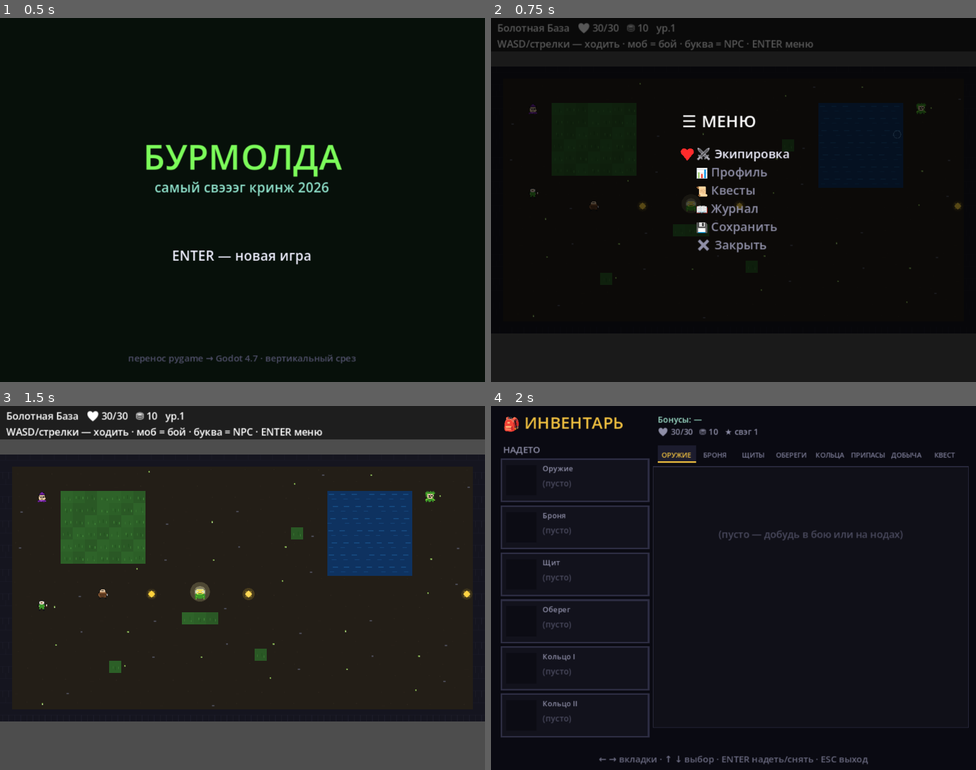
Above: before the commit, frames 1-4 (two rows, left to right).
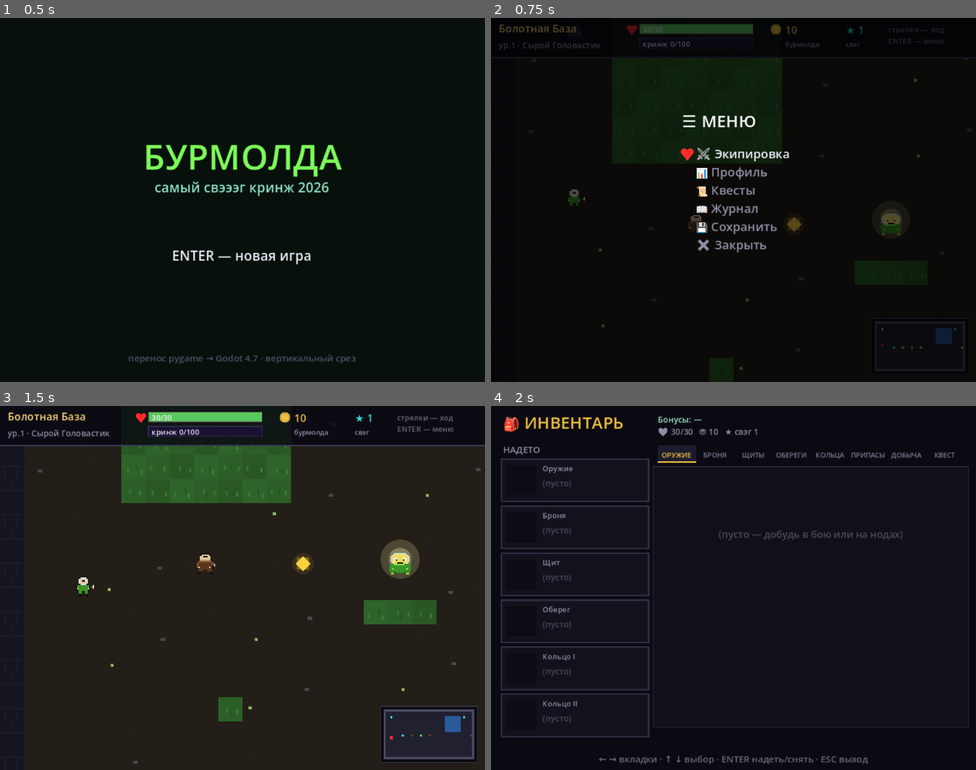
Above: after the commit, the same moments.

Repository: Arkorij/NewBurmolda
Game: Godot game, scene res://scenes/Main.tscn
Same seed, same stepped clock (60 frames per second), same inputs: the game is played once before the commit and once after it.
Inputs:
- Up to frame 1 (0.5 s): no input
- Up to frame 2 (0.75 s): tap Enter (ui_accept) at 0.5 s; hold Right (ui_right) from 0.53 s (still down); hold Enter (ui_accept) from 0.53 s (still down); tap C at 0.6 s
- Up to frame 3 (1.5 s): release Right (ui_right) at 1.28 s; release Enter (ui_accept) at 1.28 s; hold Down (ui_down) from 1.28 s (still down); tap Enter (ui_accept) at 1.35 s
- Up to frame 4 (2 s): keep holding Down (ui_down); tap Enter (ui_accept) at 1.52, 1.82 s; tap C at 1.55 s

Frame 1 is identical in both runs. In frame 2, 7.8% of the frame differs, in the area x 1-98%, y 1-97%; in frame 3, 35%, in the area x 0-100%, y 1-100%; in frame 4, nothing differs.

Commit message:
Приблизить камеру надмира (x2) и добавить миникарту локации
Игра была мелкой: тайлы 16px на 640x480 терялись. Теперь камера с зумом x2
скроллит локацию за героем (маленькие карты центрируются), а обзор
возвращает миникарта в правом нижнем углу: стены/вода/порталы (пульсируют)/
NPC/мобы/игрок. Это открывает дорогу локациям крупнее экрана и свободному
16:9 (план в графика идея.md). Попутно закрыт софтлок: блуждающий NPC мог
встать в узком проходе и отрезать портал (ловил аудит на burmine) — спавн
теперь проверяет BFS-ом, что ничего важного не отрезано.

Co-authored-by: Tonics42 <artembigrussia@gmail.com>

Diff:
--- a/scripts/scenes/overworld.gd
+++ b/scripts/scenes/overworld.gd
@@ -14,8 +14,9 @@
 var busy := false
 var font: Font
 var cam: Camera2D
-var hud_bg: ColorRect
-var hud: Label
+var hud: HudPanel                # верхняя панель: HP/кринж-полосы, бурмолда, свэг
+var minimap: Minimap             # миникарта локации (правый нижний угол)
+const CAM_ZOOM := 2.0            # приближение камеры (тайлы 16px → видимые 32px)
 var overlay: CanvasLayer
 var mobs: Array = []             # видимые ходячие мобы: [{pos: Vector2i, enemy: [...]}]
 var wanderers: Array = []        # блуждающие NPC: [{pos: Vector2i, kind: String}]
@@ -38,19 +39,16 @@
 func _ready() -> void:
     font = ThemeDB.fallback_font
     cam = Camera2D.new()
+    cam.zoom = Vector2(CAM_ZOOM, CAM_ZOOM)   # ближе к земле: локация скроллится
     add_child(cam)
     cam.make_current()
     var layer := CanvasLayer.new()
     add_child(layer)
-    hud_bg = ColorRect.new()
-    hud_bg.color = Color(0, 0, 0, 0.6)
-    hud_bg.position = Vector2(0, 0)
-    hud_bg.size = Vector2(640, 44)
-    layer.add_child(hud_bg)
-    hud = Label.new()
-    hud.position = Vector2(8, 4)
-    hud.add_theme_font_size_override("font_size", 13)
+    hud = HudPanel.new()
     layer.add_child(hud)
+    minimap = Minimap.new()
+    minimap.ow = self
+    layer.add_child(minimap)
     overlay = CanvasLayer.new()
     overlay.layer = 10
     add_child(overlay)
@@ -98,8 +96,10 @@
 
 
 func _wanderer_tile() -> Vector2i:
-    ## Клетка для статичного NPC: минимум 3 свободных соседа,
-    ## чтобы он гарантированно не перекрыл узкий проход.
+    ## Клетка для статичного NPC: минимум 3 свободных соседа И проверка BFS,
+    ## что NPC не отрежет от игрока ни один портал/NPC/ноду/босса (клетка с
+    ## 3 соседями всё равно может быть точкой сочленения в узком месте —
+    ## аудит ловил такой софтлок на burmine).
     for _t in range(40):
         var t := _random_empty_tile()
         if t.x < 0:
@@ -108,9 +108,34 @@
         for d in [Vector2i(1, 0), Vector2i(-1, 0), Vector2i(0, 1), Vector2i(0, -1)]:
             if _walkable(_char_at(t.x + d.x, t.y + d.y)):
                 free += 1
-        if free >= 3:
+        if free >= 3 and not _cuts_key_tiles(t):
             return t
     return Vector2i(-1, -1)
+
+
+func _cuts_key_tiles(t: Vector2i) -> bool:
+    ## true, если вставший на t NPC отрезает игрока от чего-то важного.
+    var block := _wanderer_block()      # уже стоящие блуждающие — тоже стены
+    block[t] = true
+    var reach := _reachable(block)
+    for y in grid.size():
+        var row: String = grid[y]
+        for x in row.length():
+            var ch := row[x]
+            var key: bool = loc.get("exits", {}).has(ch) \
+                    or loc.get("npcs", {}).has(ch) \
+                    or (loc.get("boss") != null and (ch == "K" or ch == "Z")) \
+                    or ch in NODES
+            if not key:
+                continue
+            var p := Vector2i(x, y)
+            var ok := reach.has(p)
+            for d in [Vector2i(1, 0), Vector2i(-1, 0), Vector2i(0, 1), Vector2i(0, -1)]:
+                if reach.has(p + d):
+                    ok = true
+            if not ok:
+                return true
+    return false
 
 
 func _spawn_pos(from_id: String) -> Vector2i:
@@ -533,9 +558,10 @@
 
 func _flash_close(msg: String) -> void:
     busy = false
-    _update_hud()
     if msg != "":
-        hud.text += "\n" + msg
+        _flash(msg)
+    else:
+        _update_hud()
 
 
 func _profile_flash() -> void:
@@ -581,21 +607,31 @@
 # ─────────────── камера / HUD ───────────────
 func _update_camera() -> void:
     cam.position = Vector2(ppos.x * TILE + TILE * 0.5, ppos.y * TILE + TILE * 0.5)
-    cam.limit_left = 0
-    cam.limit_top = 0
-    cam.limit_right = int(grid[0].length()) * TILE
-    cam.limit_bottom = grid.size() * TILE
+    # карта меньше видимой области (из-за зума) — центрируем её, а не липнем к углу
+    var vw := 640.0 / CAM_ZOOM
+    var vh := 480.0 / CAM_ZOOM
+    var mw := float(int(grid[0].length()) * TILE)
+    var mh := float(grid.size() * TILE)
+    if mw < vw:
+        cam.limit_left = int(mw * 0.5 - vw * 0.5)
+        cam.limit_right = int(mw * 0.5 + vw * 0.5)
+    else:
+        cam.limit_left = 0
+        cam.limit_right = int(mw)
+    if mh < vh:
+        cam.limit_top = int(mh * 0.5 - vh * 0.5)
+        cam.limit_bottom = int(mh * 0.5 + vh * 0.5)
+    else:
+        cam.limit_top = 0
+        cam.limit_bottom = int(mh)
 
 
 func _flash(msg: String) -> void:
-    _update_hud()
-    hud.text += "\n" + msg
+    hud.refresh(loc.get("name", "?"), msg)
 
 
 func _update_hud() -> void:
-    var p := GameState.player
-    hud.text = "%s   ♥ %d/%d   ⛃ %d   ур.%d\nWASD/стрелки — ходить · моб = бой · буква = NPC · ENTER меню" % [
-        loc.get("name", "?"), p.hp, p.max_hp, p.burmolda, p.level]
+    hud.refresh(loc.get("name", "?"))
 
 
 # ─────────────── отрисовка ───────────────
--- /dev/null
+++ b/scripts/ui/minimap.gd
@@ -0,0 +1,72 @@
+extends Control
+class_name Minimap
+## Миникарта текущей локации (правый нижний угол): стены/вода/порталы/NPC/
+## ноды точками, мобы и блуждающие NPC цветом, игрок — мигающая красная точка.
+## Появилась вместе с зумом камеры (обзор всей локации больше не влезает в кадр).
+
+var ow = null                    # ссылка на Overworld (читаем grid/ppos/mobs)
+
+const MAX_W := 126.0             # максимум пикселей под карту (без рамки)
+const MAX_H := 88.0
+const PAD := 4.0
+
+
+func _ready() -> void:
+    mouse_filter = Control.MOUSE_FILTER_IGNORE
+    set_anchors_preset(Control.PRESET_FULL_RECT)
+
+
+func _process(_delta: float) -> void:
+    if visible and ow != null:
+        queue_redraw()           # дёшево: карта крошечная, зато мобы живут
+
+
+func _tile_color(ch: String) -> Color:
+    if ch in "#TR":
+        return Color("#4a4a62")
+    if ch == "~":
+        return Color("#2a5a9a")
+    if ch in "is":
+        return Color("#8fb8c8")
+    if ch in "mfhjce":
+        return Color("#b06ad0")
+    return Color("#20202e")      # земля/трава — тёмный фон
+
+
+func _draw() -> void:
+    if ow == null or ow.grid.is_empty():
+        return
+    var gw: int = ow.grid[0].length()
+    var gh: int = ow.grid.size()
+    var cell := clampf(minf(MAX_W / float(gw), MAX_H / float(gh)), 1.0, 3.0)
+    var pw := float(gw) * cell
+    var ph := float(gh) * cell
+    var origin := Vector2(640.0 - pw - PAD - 10.0, 480.0 - ph - PAD - 10.0)
+    # подложка + рамка
+    draw_rect(Rect2(origin - Vector2(PAD, PAD), Vector2(pw + PAD * 2, ph + PAD * 2)),
+              Color(0.02, 0.02, 0.06, 0.78), true)
+    draw_rect(Rect2(origin - Vector2(PAD, PAD), Vector2(pw + PAD * 2, ph + PAD * 2)),
+              Color("#3a3a55"), false, 1.0)
+    var t := float(Time.get_ticks_msec()) / 1000.0
+    for y in gh:
+        var row: String = ow.grid[y]
+        for x in gw:
+            var ch := row[x]
+            var r := Rect2(origin.x + x * cell, origin.y + y * cell, cell, cell)
+            if ch >= "1" and ch <= "9":      # портал — пульсирует жёлтым
+                draw_rect(r, Color("#ffd24a", 0.6 + 0.4 * sin(t * 4.0)), true)
+            elif ow.loc.get("npcs", {}).has(ch) or ch == "K" or ch == "Z":
+                draw_rect(r, Color("#35d6d6"), true)
+            else:
+                draw_rect(r, _tile_color(ch), true)
+    for m in ow.mobs:
+        draw_rect(Rect2(origin.x + m.pos.x * cell, origin.y + m.pos.y * cell, cell, cell),
+                  Color("#ff8a4a"), true)
+    for w in ow.wanderers:
+        draw_rect(Rect2(origin.x + w.pos.x * cell, origin.y + w.pos.y * cell, cell, cell),
+                  Color("#6ee66e"), true)
+    # игрок — мигающая точка чуть крупнее клетки
+    var pp := Vector2(origin.x + ow.ppos.x * cell, origin.y + ow.ppos.y * cell)
+    var blink := 0.65 + 0.35 * sin(t * 6.0)
+    draw_rect(Rect2(pp - Vector2(0.5, 0.5), Vector2(cell + 1.0, cell + 1.0)),
+              Color(1.0, 0.17, 0.17, blink), true)
Not shown, added: scripts/ui/minimap.gd.uid
